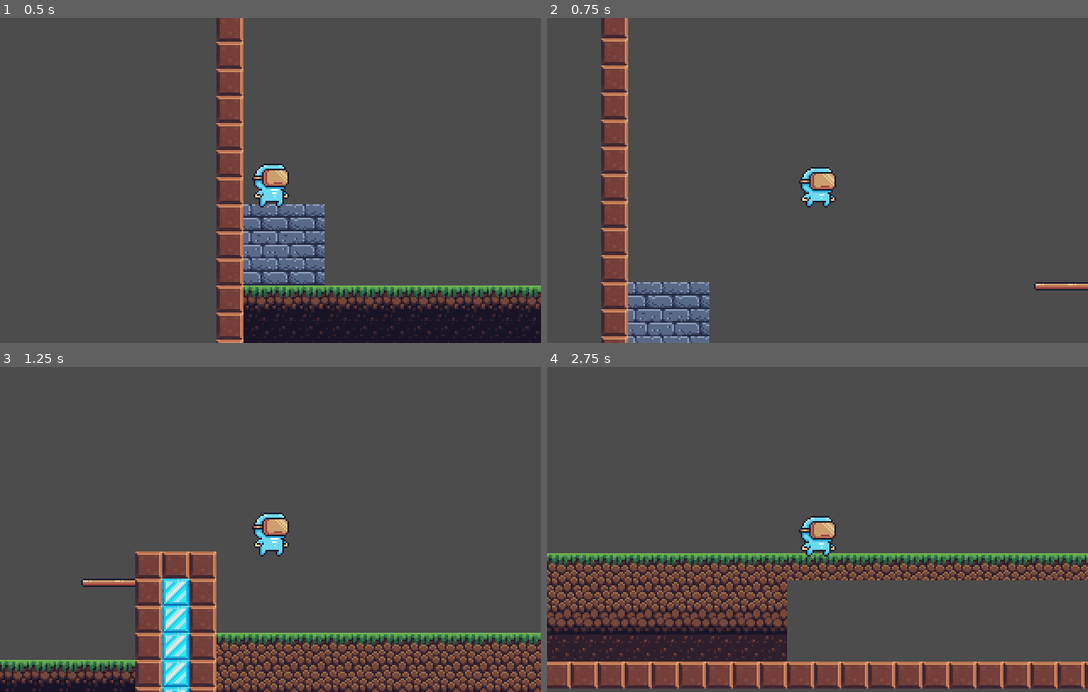
Above: before the commit, frames 1-4 (two rows, left to right).
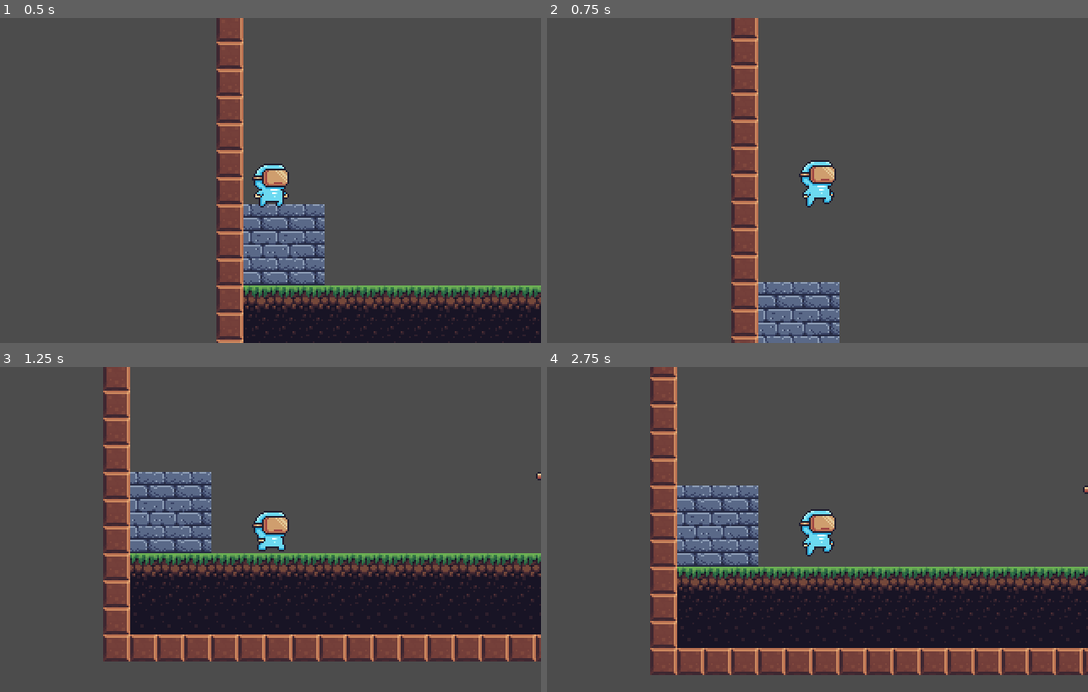
Above: after the commit, the same moments.

Repository: RaphaelRodriguesDev/intermediario-sab-13h
Game: Godot game, scene res://Levels/Level_01.tscn
Two runs of this game, one before a commit and one after it. Both use one fixed random seed, a clock stepped at 60 frames per second and the inputs below.
Inputs:
- Up to frame 1 (0.5 s): no input
- Up to frame 2 (0.75 s): hold D (move_right) from 0.53 s (still down); hold Space (jump) from 0.53 s (still down)
- Up to frame 3 (1.25 s): keep holding D (move_right); keep holding Space (jump)
- Up to frame 4 (2.75 s): release D (move_right) at 1.28 s; release Space (jump) at 1.28 s; hold A (move_left) 1.28-2.03 s; tap Space (jump) at 1.35, 1.52, 1.82 s; hold D (move_right) from 2.03 s (still down); hold Space (jump) from 2.03 s (still down)

Frame 1 is identical in both runs. In frame 2, 17% of the frame differs, in the area x 10-100%, y 0-100%; in frame 3, 42%; in frame 4, 44%, in the area x 0-100%, y 0-99%.

Commit message:
Alterando as animações do player

Diff:
--- a/Scripts/Player.gd
+++ b/Scripts/Player.gd
@@ -1,6 +1,5 @@
 extends KinematicBody2D
 
-# Testando as alterações 2.0
 var velocity = Vector2.ZERO;
 var move_speed = 480;
 var gravity = 1200;
@@ -18,9 +17,12 @@
 
 	is_grounded = _check_is_ground()
 
+	_set_animation()
+
 func _get_input():
+	velocity.x = 0
 	var move_direction = int(Input.is_action_pressed("move_right")) - int(Input.is_action_pressed("move_left"));
-	velocity.x = move_speed * move_direction;
+	velocity.x = lerp(velocity.x, move_speed * move_direction, 0.2)
 
 	if move_direction != 0:
 		$texture.scale.x = move_direction
@@ -35,3 +37,14 @@
 			return true
 
 	return false
+
+func _set_animation():
+	var anim = "idle"
+
+	if !is_grounded:
+		anim = "jump"
+	elif velocity.x != 0:
+		anim = "run"
+
+	if $anim.assigned_animation != anim:
+		$anim.play(anim)
